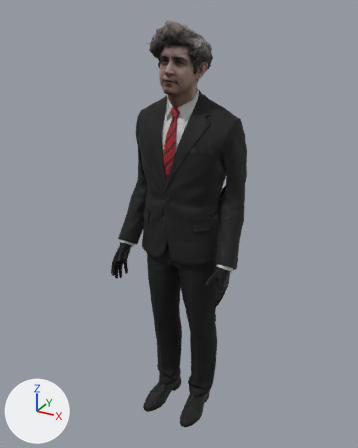
Two versions of the glTF model public/models/EfraimBaruh-rigged.glb, one commit apart.
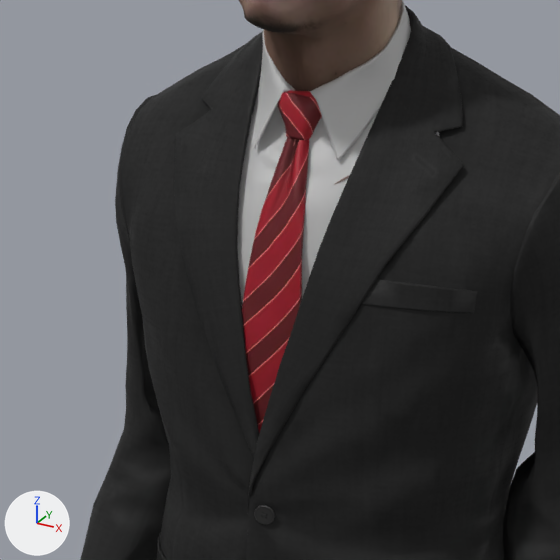
Each version is shown whole from a camera (50 mm lens) standing at (0.993, -1.851, 1.935) and looking at (-0.019, -0.01, 1.015), then close up on the part from 31% to 65% of the width and 20% to 47% of the height. Lighting does not change. The marker at lower left points along +X, +Y and +Z. The last two pictures show the newer version.

Before the edit, the objects in view are built like this:
```python
ob_efraimbaruh = bpy.data.objects.new('EfraimBaruh', me_object_2_001)
ob_efraimbaruh.location = (0.0, 0.0, 0.0)
```
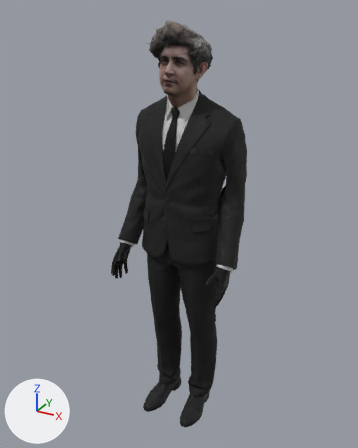
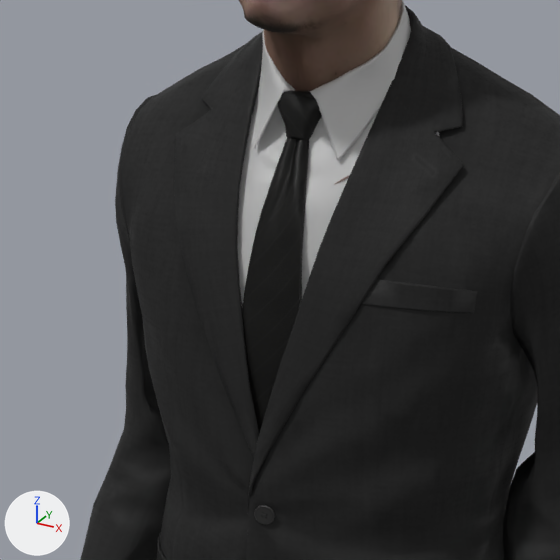
What changed in the scene script:
```text
Change mat_material_003:
    where n0 = _N.new('ShaderNodeBsdfPrincipled'); n0.name = 'Principled BSDF'
    add n0.inputs[0].default_value = (0.00561, 0.00561, 0.00518, 1.0)  # 'Base Color', black #111110
    remove n2 = _N.new('ShaderNodeTexImage'); n2.name = 'Image Texture'
    remove n2.image = img_image_6
    remove n4 = _N.new('ShaderNodeTexImage'); n4.name = 'Image Texture.001'
    remove n4.image = img_image_7
    add n2 = _N.new('ShaderNodeTexImage'); n2.name = 'Image Texture'
    add n2.image = img_image_7
    remove n6 = _N.new('ShaderNodeTexImage'); n6.name = 'Image Texture.002'
    remove n6.image = img_image_8
    add n4 = _N.new('ShaderNodeTexImage'); n4.name = 'Image Texture.001'
    add n4.image = img_image_8
    remove _L.new(n2.outputs[0], n0.inputs[0])  # 'Color' to 'Base Color'
    where n3 = _N.new('ShaderNodeNormalMap'); n3.name = 'Normal Map'
    remove _L.new(n4.outputs[0], n3.inputs[1])  # 'Color' to 'Color'
    where n5 = _N.new('ShaderNodeMath'); n5.name = 'Math'
    remove _L.new(n6.outputs[1], n5.inputs[0])  # 'Alpha' to 'Value'
    add _L.new(n2.outputs[0], n3.inputs[1])  # 'Color' to 'Color'
    add _L.new(n4.outputs[1], n5.inputs[0])  # 'Alpha' to 'Value'
```

Pixel boxes [x1, y1, x2, y2] of what changed, in the close-ups (560 x 560 px):
'EfraimBaruh', surface changed (red to black)
    both: [239, 87, 324, 434]
